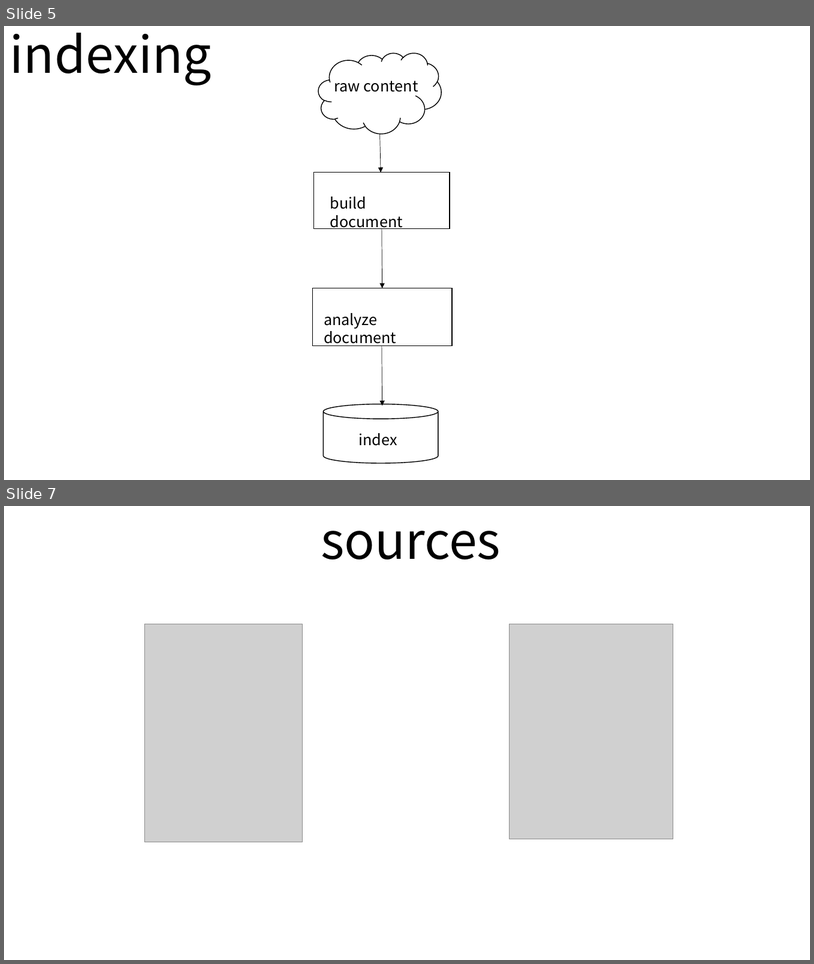
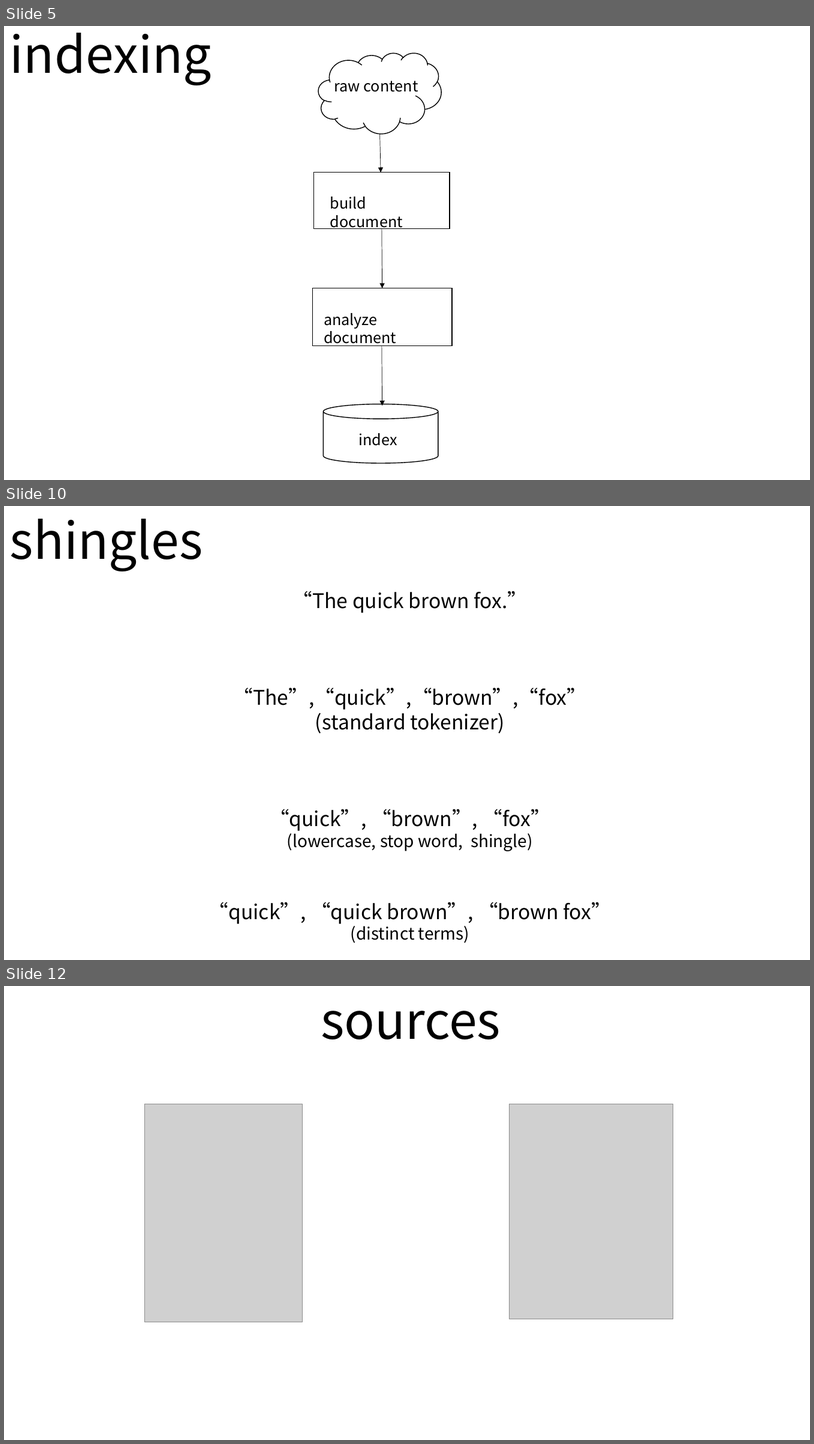
Before and after one commit to andypryor/start_your_search_engines, a slide deck: start_search_engines.pptx. Shown one above the other, each under a label of ours: slides 5 and 7 before the commit, slides 5, 10 and 12 after it; the slides between them are not shown. The pictures are 814x964 and 814x1444 pixels, drawn with LibreOffice and Linux fonts; fonts in the diff are those of the drawing; grey boxes stand for pictures. Boxes give left, top, right and bottom in pixels: in the first picture for what was removed or moved away, otherwise in the second. Text is boxed around its words. In the diff, an @@ line names an element or a change of style, - is before the commit and + after.

```diff
--- a/start_search_engines.pptx
+++ b/start_search_engines.pptx
@@ slide 10 added at [4,506,810,960], background #FFFFFF @@
@@ text added at [10,519,203,571], 60 pt, text #000000 @@
+shingles
@@ table added at [75,555,148,579], 1 rows, 1 columns @@
+
@@ text added at [209,591,612,943], 24 pt, text #000000 @@
+“The quick brown fox.”
+“The”,“quick”,“brown”,“fox”
+(standard tokenizer)
+“quick”, “brown”, “fox”
+(lowercase, stop word, shingle)
+“quick”, “quick brown”, “brown fox”
+(distinct terms)
@@ what was slide 7 is now slide 12 @@
```
Also in this commit, not shown: 1 slide changed, 4 other slides added, 2 other files.
